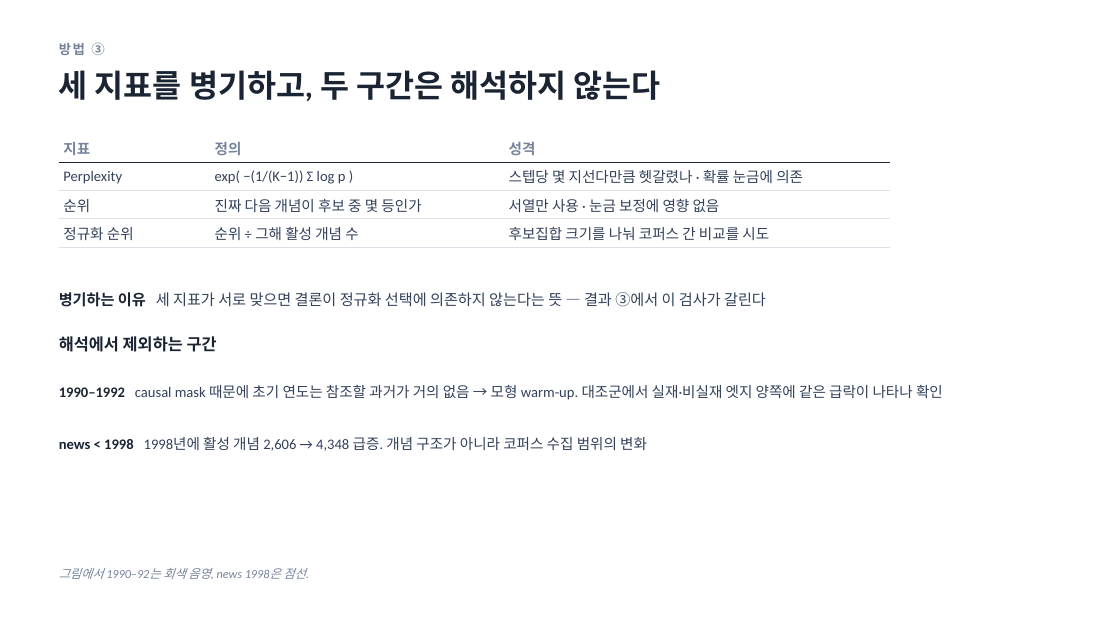
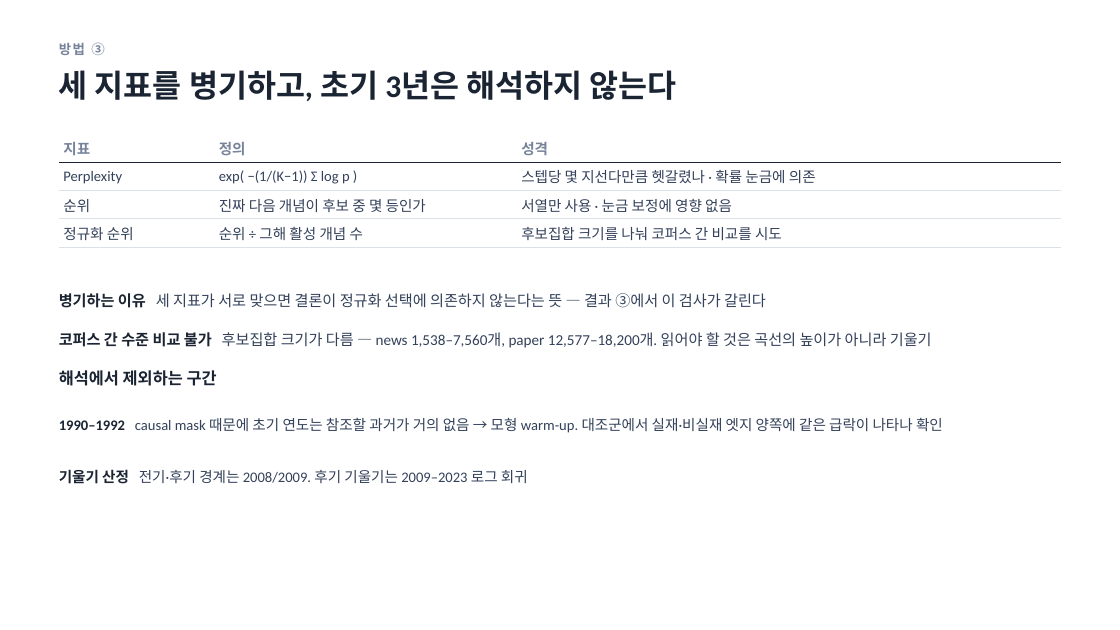
Before and after one commit to yeokyunghwang/science-society, a slide deck: slide 5 of sequence_perplexity.pptx. Drawn at 1120x630 pixels with LibreOffice and Linux fonts; fonts in the diff are those of the drawing. Boxes give left, top, right and bottom in pixels: in the first picture for what was removed or moved away, otherwise in the second. Text is boxed around its words. In the diff, an @@ line names an element or a change of style, - is before the commit and + after.

```diff
--- a/sequence_perplexity.pptx
+++ b/sequence_perplexity.pptx
@@ text at [59, 70, 677, 101]: text changed @@
-세 지표를 병기하고, 두 구간은 해석하지 않는다
+세 지표를 병기하고, 초기 3년은 해석하지 않는다
@@ table: place and size @@
-table at [59, 134, 891, 244]
+table at [59, 134, 1061, 244]
@@ text added at [59, 332, 932, 348], 13 pt, text #33415A @@
+코퍼스 간 수준 비교 불가 후보집합 크기가 다름 — news 1,538–7,560개, paper 12,577–18,200개. 읽어야 할 것은 곡선의 높이가 아니라 기울기
@@ text "해석에서 제외하는 구간": place and size @@
-text "해석에서 제외하는 구간" at [59, 336, 217, 352]
+text "해석에서 제외하는 구간" at [59, 370, 217, 386]
@@ text "1990–1992 causal mask 때문에 초기 ...": place and size @@
-text "1990–1992 causal mask 때문에 초기 ..." at [59, 385, 943, 400]
+text "1990–1992 causal mask 때문에 초기 ..." at [59, 418, 943, 433]
@@ text removed at [59, 437, 647, 451] @@
-news < 1998 1998년에 활성 개념 2,606 → 4,348 급증. 개념 구조가 아니라 코퍼스 수집 범위의 변화
@@ text at [59, 469, 528, 484]: text changed; size 10.5 to 12.5 pt; text colour #77839A to #33415A; italic off @@
-그림에서 1990–92는 회색 음영, news 1998은 점선.
+기울기 산정 전기·후기 경계는 2008/2009. 후기 기울기는 2009–2023 로그 회귀
```
Also in this commit, not shown: 11 other slides changed, 5 slides added, 5 slides removed, 26 other files.
